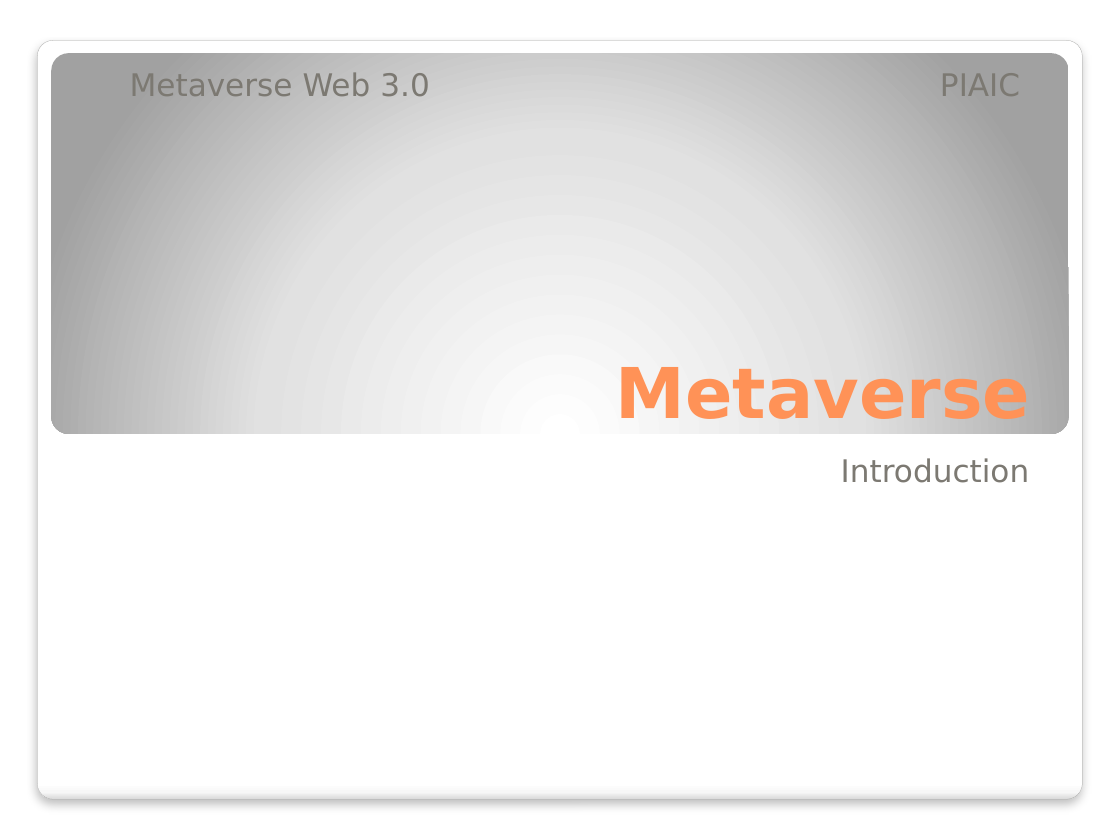
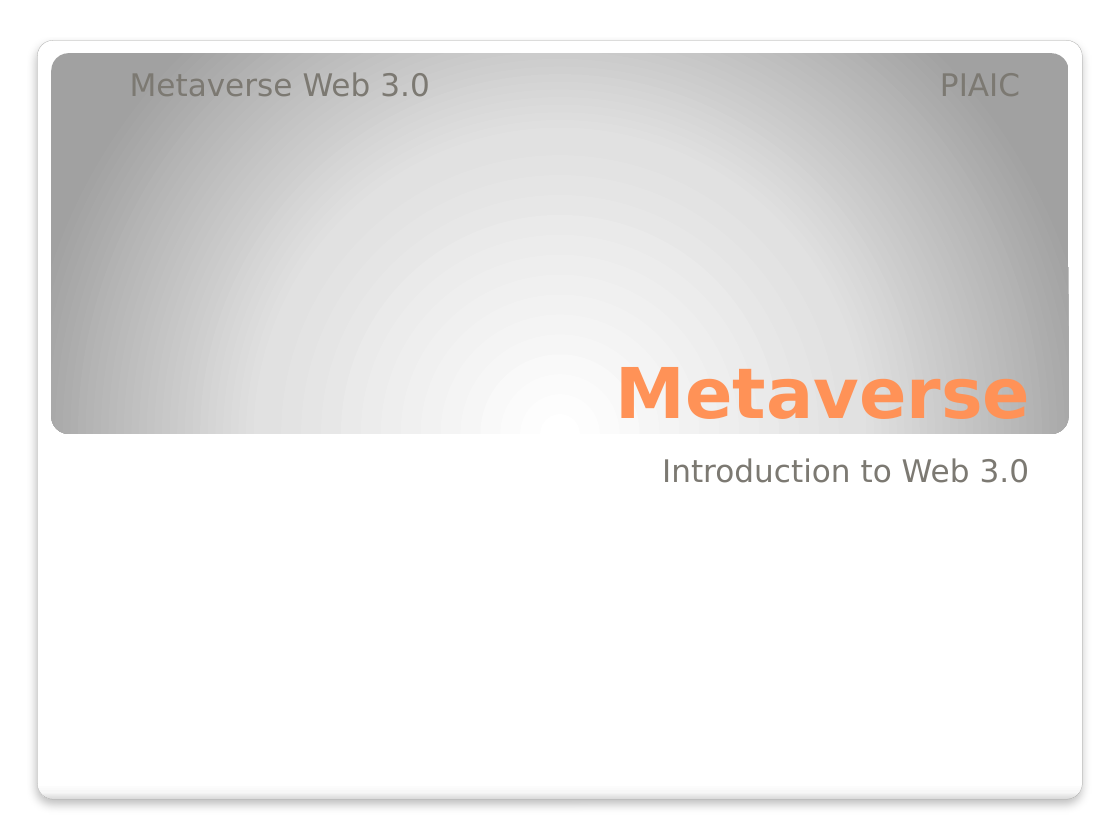
Before and after one commit to AmanatWattoo/amanat_1122, a slide deck: slide 1 of Presentation/Introdution to Metavers.pptx. Drawn at 1120x840 pixels with LibreOffice and Linux fonts; fonts in the diff are those of the drawing; background and template pictures are left out. Boxes give left, top, right and bottom in pixels: in the first picture for what was removed or moved away, otherwise in the second. Text is boxed around its words. In the diff, an @@ line names an element or a change of style, - is before the commit and + after.

```diff
--- a/Presentation/Introdution to Metavers.pptx
+++ b/Presentation/Introdution to Metavers.pptx
@@ subtitle at box(662, 458, 1029, 483): text changed @@
-Introduction
+Introduction to Web 3.0
```
Also in this commit, not shown: 1 other file.
